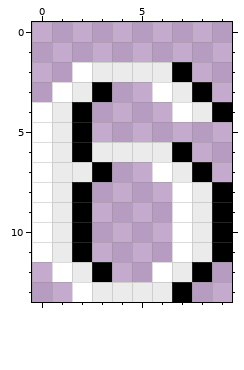
Pixel-art file, stored at Assets/Raw/Sprites/Fonts/LevelTime/Six.aseprite. The picture above is the old version.
10x14 pixels, 1 frame. The old version is drawn lined up with the new one.
And afterwards:
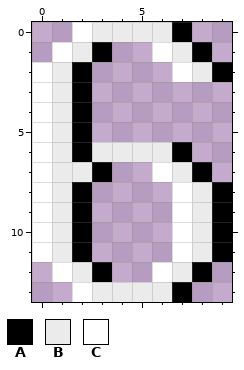
Palette (. is transparent): A #000000  B #ebebeb  C #ffffff
From old to new:
whole drawing moved by +0,+1 (the old picture is shown already moved)
y 0: x 2..7 ...... -> CBBBBA
y 1: x 1..3 ... -> CBA; x 6..8 ... -> CBA
y 2: x 0..9 ..CBBBBA.. -> CBA....CBA
y 3: x 0..3 .CBA -> CBA.; x 6..8 CBA -> ...
y 4: x 7..9 CBA -> ...
